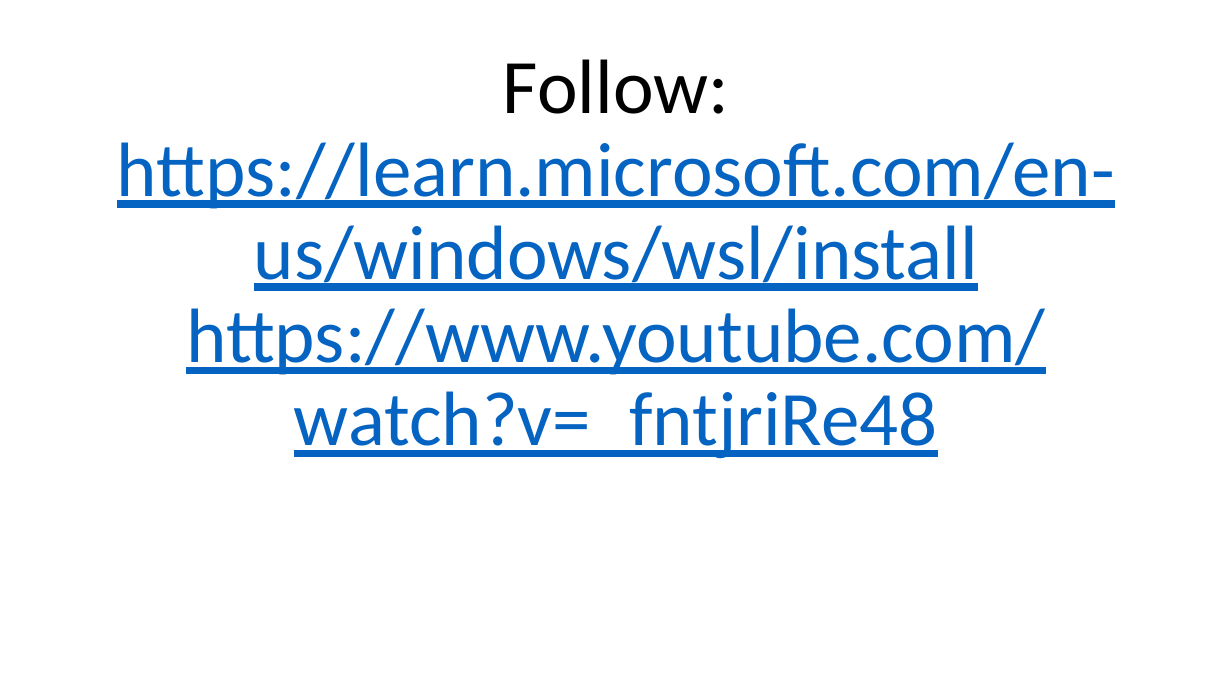
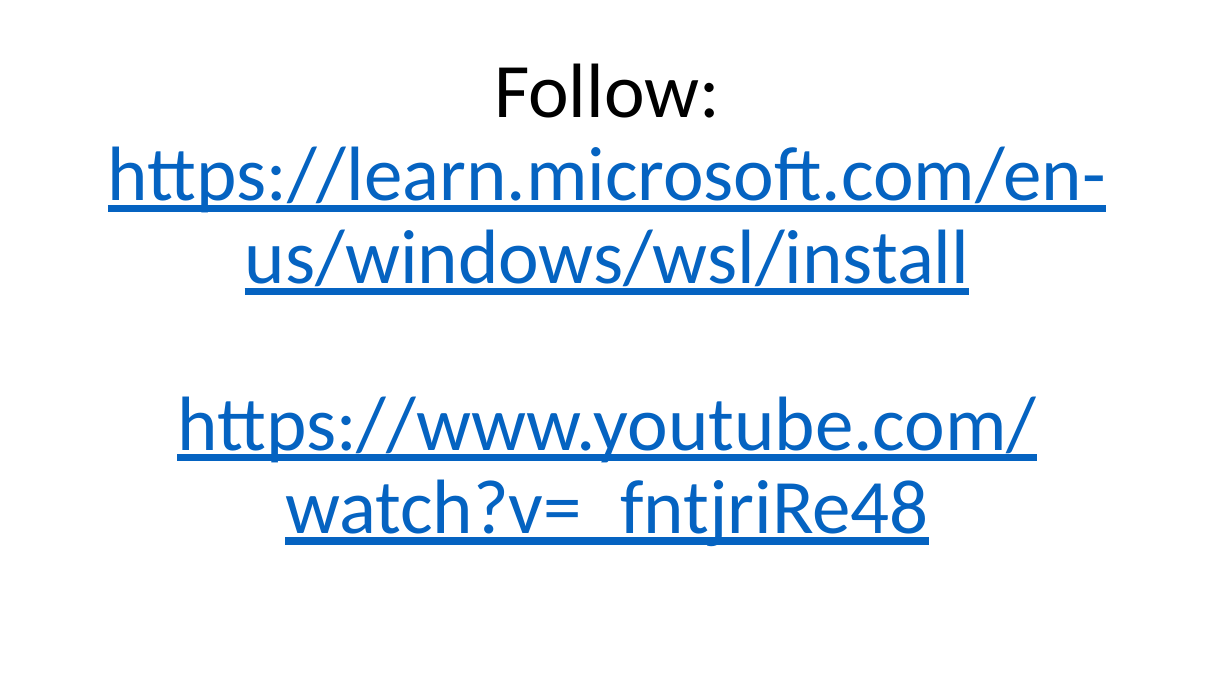
Before and after one commit to ashrafulparan2/Resources, a slide deck: slide 21 of CSE362/Windows vs Linux.pptx. Drawn at 1232x693 pixels with LibreOffice and Linux fonts; fonts in the diff are those of the drawing. Boxes give left, top, right and bottom in pixels: in the first picture for what was removed or moved away, otherwise in the second. Text is boxed around its words. In the diff, an @@ line names an element or a change of style, - is before the commit and + after.

```diff
--- a/CSE362/Windows vs Linux.pptx
+++ b/CSE362/Windows vs Linux.pptx
@@ title "Follow: https://learn.microsoft.com/en-us/windows/wsl/instal ...": place and size @@
-title "Follow: https://learn.microsoft.com/en-us/windows/wsl/instal ..." at [117, 59, 1115, 459]
+title "Follow: https://learn.microsoft.com/en-us/windows/wsl/instal ..." at [108, 146, 1106, 547]
```
Also in this commit, not shown: 1 other slide changed, 2 slides added, 2 slides removed, 1 other file.
